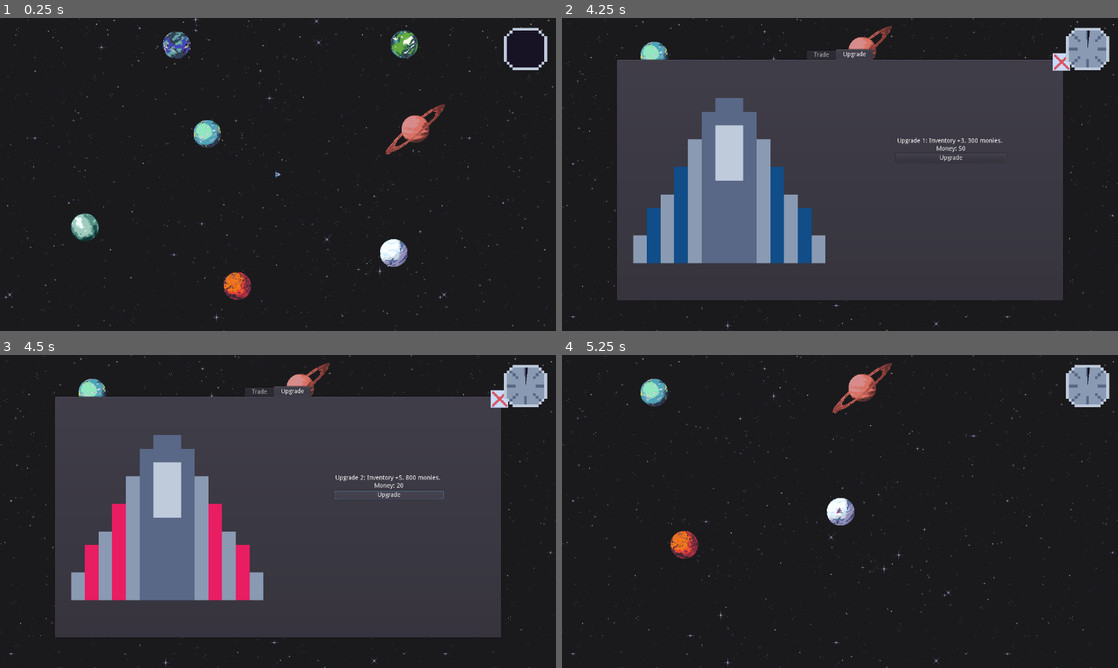
Above: before the commit, frames 1-4 (two rows, left to right).
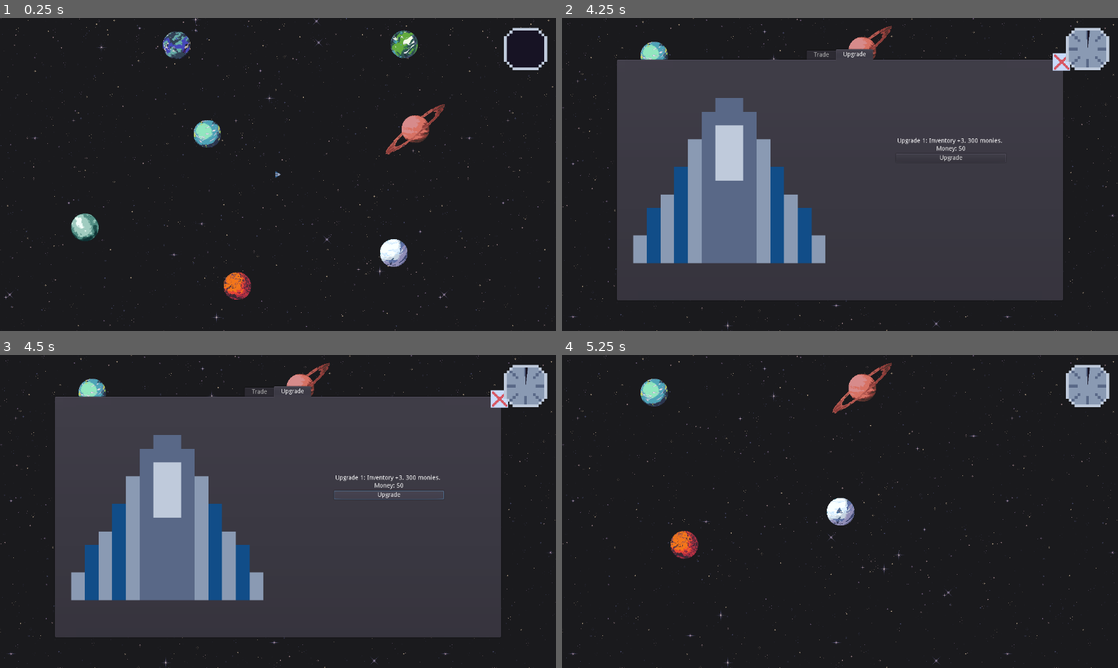
Above: after the commit, the same moments.

Repository: shadowhen/Star-Trader
Game: Godot game, scene res://World.tscn
Same seed, same stepped clock (60 frames per second), same inputs: the game is played once before the commit and once after it.
Inputs (mouse positions are in pixels of both pictures, inside the frame that each line leads up to):
- Up to frame 1 (0.25 s): no input
- Up to frame 2 (4.25 s): tap Enter at 0.5 s; move the mouse to (767, 133) at 0.52 s; press the mouse at (767, 133) at 0.53 s; hold Right (ui_right) 0.53-1.28 s; move the mouse to (1017, 71) at 1.27 s; release the mouse at (1017, 71) at 1.28 s; hold Down (ui_down) 1.28-2.03 s; tap T (trade) at 1.35, 2.85 s; click (1017, 71) at 1.42 s; tap Space at 2 s; move the mouse to (1023, 293) at 2.02 s; press the mouse at (1023, 293) at 2.03 s; hold Right (ui_right) 2.03-2.78 s; move the mouse to (817, 296) at 2.77 s; release the mouse at (817, 296) at 2.78 s; hold Up (ui_up) 2.78-3.53 s; click (817, 296) at 2.92 s; move the mouse to (867, 55) at 3.52 s; press the mouse at (867, 55) at 3.53 s; hold Left (ui_left) from 3.53 s (still down)
- Up to frame 3 (4.5 s): release Left (ui_left) at 4.25 s; release the mouse at (305, 392) at 4.25 s; click "Upgrade" at 4.25 s
- Up to frame 4 (5.25 s): click (1062, 398) at 5 s

Frames 1-2 are identical in both runs. In frame 3, 2.5% of the frame differs, in the area x 15-74%, y 38-79%; in frame 4, less than 0.1%.

Commit message:
Update Game.gd

Diff:
--- a/Game.gd
+++ b/Game.gd
@@ -60,13 +60,13 @@
 func _upgrade_ship():
 	# Logic for first upgrade.
 	if player_ship_level == 1:
-		if PlayerData.player_stats["Money"]["Value"] < 30:
+		if PlayerData.player_stats["Money"]["Value"] < 300:
 			print("You do not have enough credits to redeem your first upgrade. ")
 		else:
 			player_ship_level = 2
 			PlayerData.player_stats["ShipLvl"]["Value"] = 2
 			PlayerData.player_stats["InventoryCap"]["Value"] = 13
-			PlayerData.player_stats["Money"]["Value"] = PlayerData.player_stats["Money"]["Value"] - 30
+			PlayerData.player_stats["Money"]["Value"] = PlayerData.player_stats["Money"]["Value"] - 300
 			get_node("GUI/SharedUI/Tabs/Upgrade/Container/RightSide/VBoxContainer/Label").text = "Upgrade 2: Inventory +5. 800 monies. "
 			get_node("GUI/SharedUI/Tabs/Upgrade/Container/RightSide/VBoxContainer/CashAmount").text = "Money: " + str(PlayerData.player_stats["Money"]["Value"])
 			bullet_sprite.set_texture(player_tex1)
@@ -75,13 +75,13 @@
 
 	# Logic for second upgrade.
 	elif player_ship_level == 2:
-		if PlayerData.player_stats["Money"]["Value"] < 20:
+		if PlayerData.player_stats["Money"]["Value"] < 800:
 			print("You do not have enough credits to redeem your second upgrade. ")
 		else:
 			player_ship_level = 3
 			PlayerData.player_stats["ShipLvl"]["Value"] = 3
 			PlayerData.player_stats["InventoryCap"]["Value"] = 17
-			PlayerData.player_stats["Money"]["Value"] = PlayerData.player_stats["Money"]["Value"] - 20
+			PlayerData.player_stats["Money"]["Value"] = PlayerData.player_stats["Money"]["Value"] - 800
 			get_node("GUI/SharedUI/Tabs/Upgrade/Container/RightSide/VBoxContainer/Label").text = "Fully Upgraded! "
 			get_node("GUI/SharedUI/Tabs/Upgrade/Container/RightSide/VBoxContainer/CashAmount").text = "Money: " + str(PlayerData.player_stats["Money"]["Value"])
 			bullet_sprite.set_texture(player_tex2)
